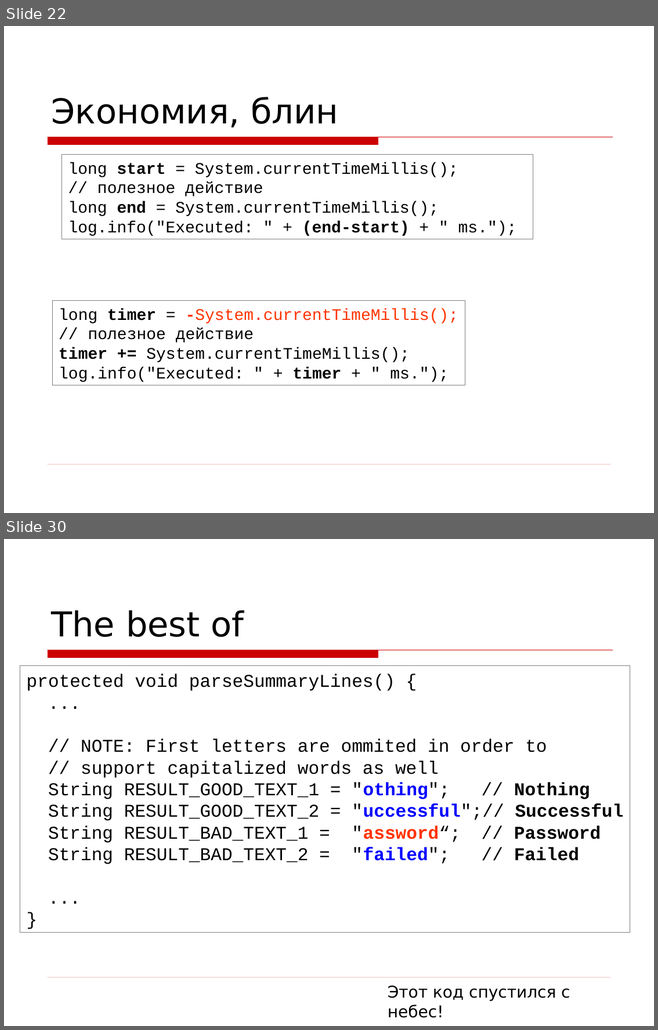
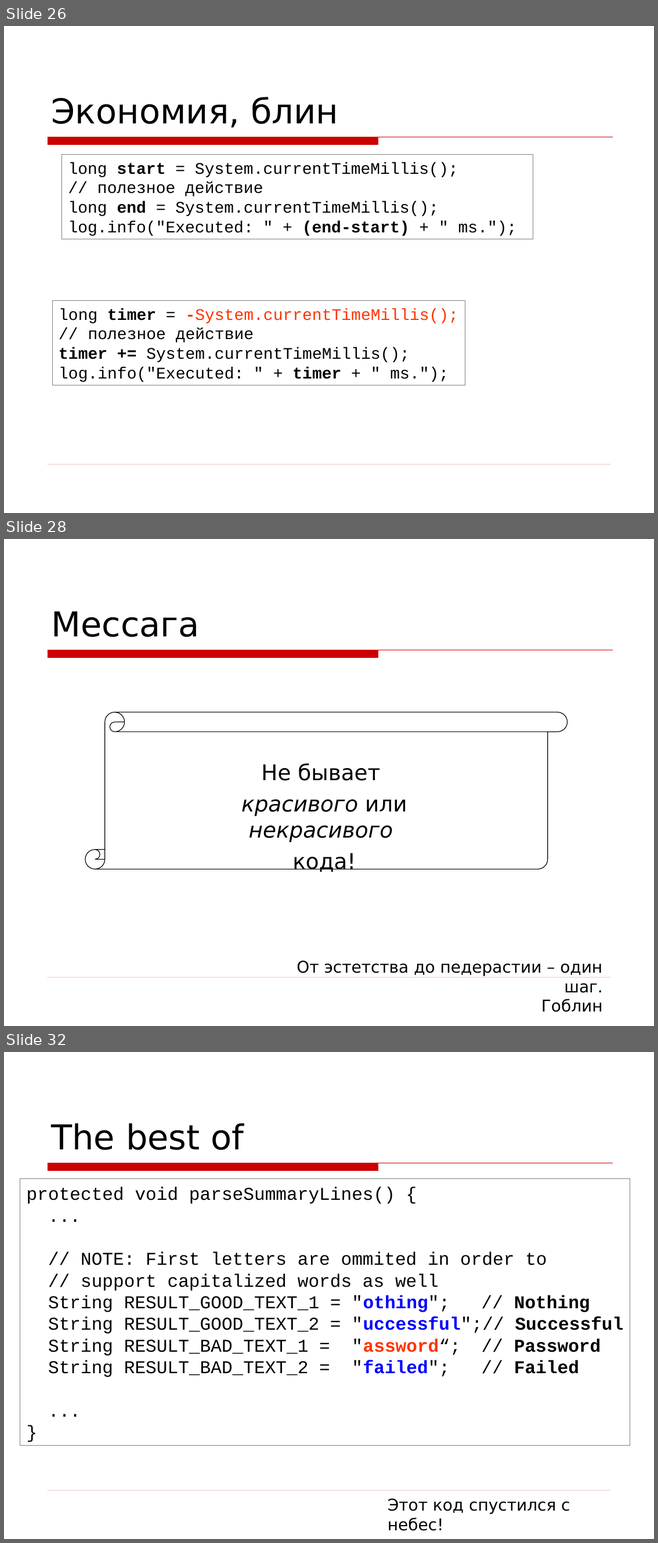
Before and after one commit to asolntsev/presentations, a slide deck: wtf-code/WTF_code.jug-lv.ru.ppt. Shown one above the other, each under a label of ours: slides 22 and 30 before the commit, slides 26, 28 and 32 after it; the slides between them are not shown. The pictures are 658x1030 and 658x1543 pixels, drawn with LibreOffice and Linux fonts; fonts in the diff are those of the drawing; background and template pictures are left out. Boxes give left, top, right and bottom in pixels: in the first picture for what was removed or moved away, otherwise in the second. Text is boxed around its words. In the diff, an @@ line names an element or a change of style, - is before the commit and + after.

```diff
--- a/wtf-code/WTF_code.jug-lv.ru.ppt
+++ b/wtf-code/WTF_code.jug-lv.ru.ppt
@@ slide 28 added at (4, 539, 654, 1026), background picture (left out); not listed: 2 template elements that a slide beside it also shows @@
@@ title added at (51, 611, 199, 637), 38 pt, text #000000 @@
+Мессага
@@ vertical scroll added at (85, 712, 567, 870), outline #000000 0.74 pt @@
@@ text added at (241, 763, 407, 872), 24 pt, text #000000, italic @@
+Не бывает
+красивого или некрасивого
+кода!
@@ text added at (296, 961, 603, 1012), 18 pt, text #000000 @@
+От эстетства до педерастии – один шаг.
+Гоблин
@@ what was slide 22 is now slide 26 @@
@@ what was slide 30 is now slide 32 @@
```
Also in this commit, not shown: 8 slides changed, 5 other slides added, 5 slides removed, 1 other file.
